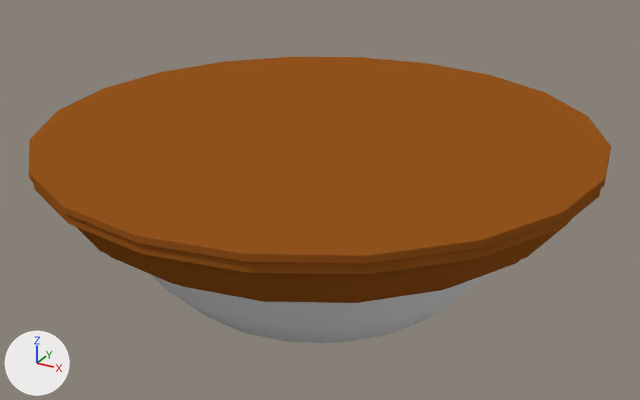
Two versions of the Blender file Baú -Modelos_3D/Cenários/Itens de Complemento/Iluminação/Luminaria.blend, one commit apart.
Before and after are seen from a 50 mm lens placed at (1.05, -1.904, 3.494), pointed at (-0.018, 0.038, 2.523). Every picture has the same lights, and +X, +Y and +Z are marked at lower left.

Script lines for the objects in view, before the commit:
```python
me_bronze_part = bpy.data.meshes.new('Bronze_Part')
me_bronze_part.from_pydata(...)  # 1082 vertices, 1080 faces; spans x -6.24..6.24, y 0.0..5.49, z -6.24..6.24
# faces by material slot: [900, 180]
me_bronze_part.materials.append(mat_material_luminaria)  # brown #96561e
me_bronze_part.materials.append(mat_material_luminaria_001)  # cyan #00e7b7
me_glass_part = bpy.data.meshes.new('Glass_Part')
me_glass_part.from_pydata(...)  # 100 vertices, 80 faces; spans x -4.71..4.71, y 0.94..3.99, z -4.71..4.71
me_glass_part.materials.append(None)
ob_luminaria_de_bronze = bpy.data.objects.new('Luminaria_de_Bronze', me_bronze_part)
ob_luminaria_de_bronze.location = (0.0, 0.0, 2.109)
ob_luminaria_de_bronze.rotation_euler = (1.571, 0.0, 0.0)  # degrees (90, 0, 0)
ob_luminaria_de_bronze.scale = (0.116, 0.116, 0.116)
ob_luz_vidro = bpy.data.objects.new('Luz_Vidro', me_glass_part)
ob_luz_vidro.location = (0.0, 0.0, 2.109)
ob_luz_vidro.rotation_euler = (1.571, 0.0, 0.0)  # degrees (90, 0, 0)
ob_luz_vidro.scale = (0.116, 0.116, 0.116)
```
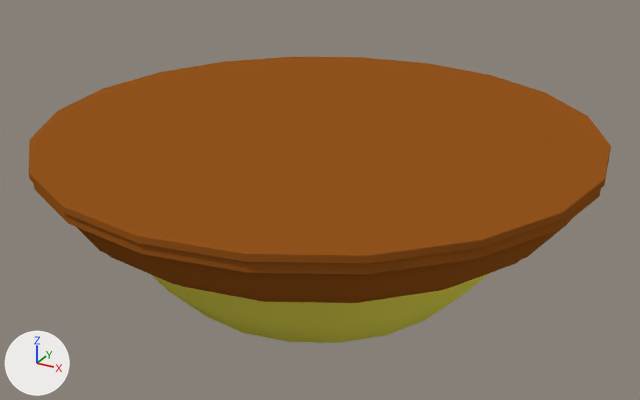
Changed parts and their boxes (x1, y1, x2, y2) in the pictures (640 x 400 px):
'Luz_Vidro', recoloured (grey to yellow)
    both: (152, 273, 490, 343)

The change, as a diff of the scene's bpy script:
```diff
--- a/Baú -Modelos_3D/Cenários/Itens de Complemento/Iluminação/Luminaria.blend.py
+++ b/Baú -Modelos_3D/Cenários/Itens de Complemento/Iluminação/Luminaria.blend.py
@@ mat_material @@
+mat_material = diffuse_material('Material')
+mat_material.base_color = (0.8, 0.724, 0.0852)  # yellow #e7dd52
@@ me_glass_part @@
 me_glass_part.from_pydata(...)  # 100 vertices, 80 faces; spans x -4.71..4.71, y 0.94..3.99, z -4.71..4.71
+me_glass_part.materials.append(mat_material)  # yellow #e7dd52
```
